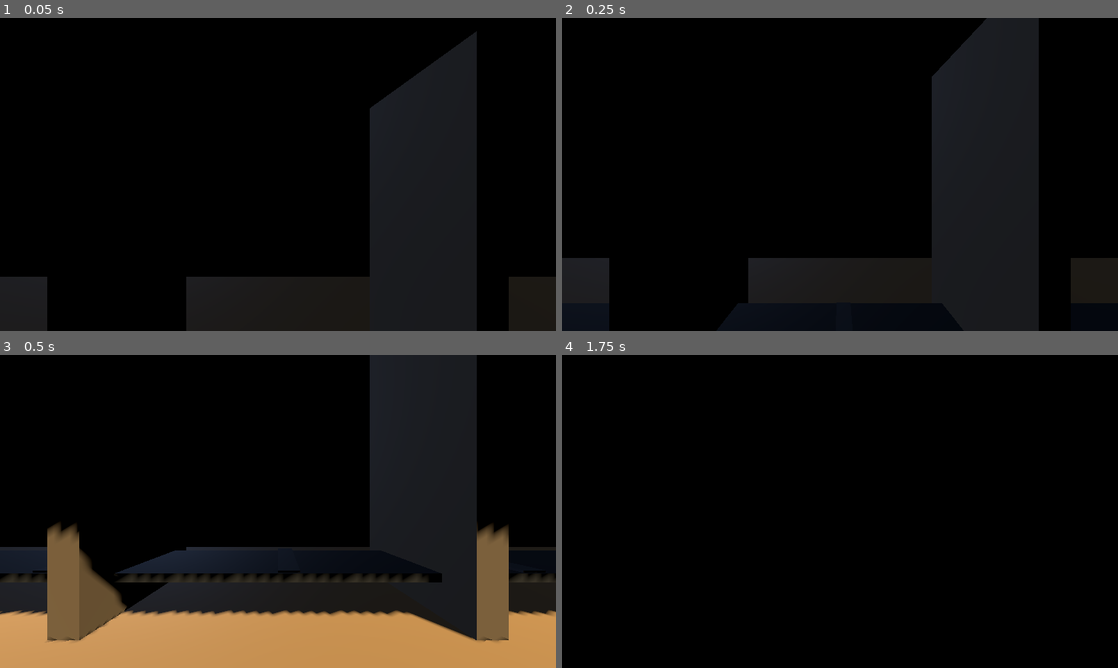
Above: before the commit, frames 1-4 (two rows, left to right).
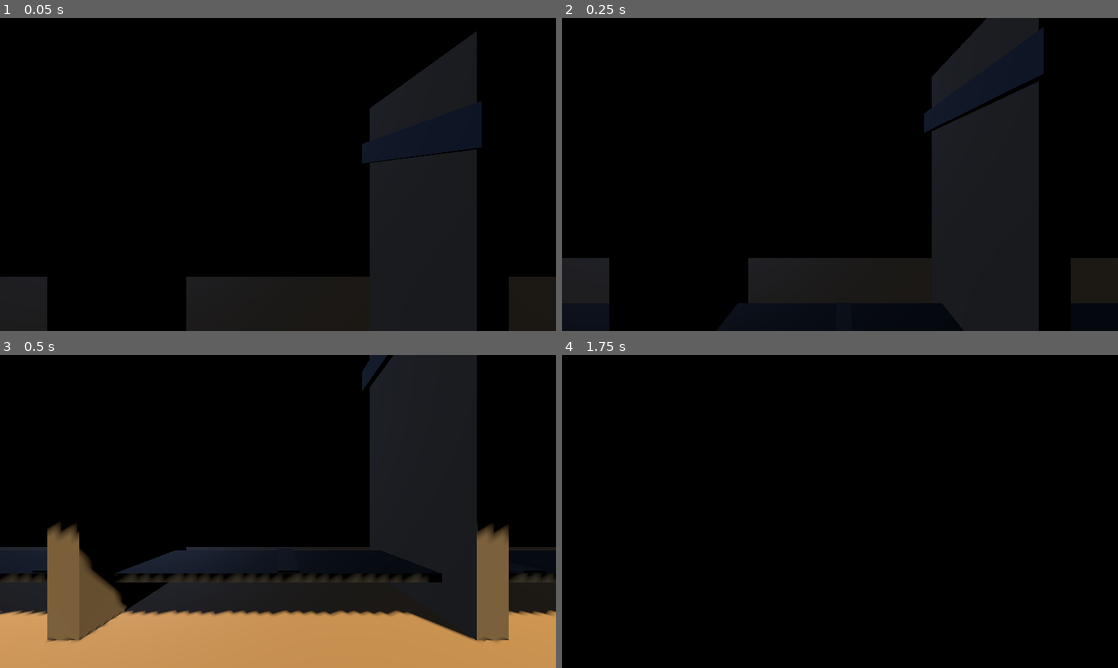
Above: after the commit, the same moments.

Repository: mateusalkimim/relativity-paradox-lab
Game: Godot game, scene res://scenes/main.tscn
The game is run twice, just before and just after one commit, with the same random seed, the same clock (stepped at 60 frames per second) and the same inputs.
Inputs (mouse positions are in pixels of both pictures, inside the frame that each line leads up to):
- Up to frame 1 (0.05 s): no input
- Up to frame 2 (0.25 s): no input
- Up to frame 3 (0.5 s): no input
- Up to frame 4 (1.75 s): move the mouse to (867, 511) at 0.52 s; hold Space (action_primary) 0.53-1.28 s; hold W (move_forward) from 0.53 s (still down); move the mouse to (812, 511) at 1.27 s; tap Space (action_primary) at 1.35 s

The runs differ from the first frame. In frame 1, 0.3% of the frame differs, in the area x 65-87%, y 26-47%; in frame 2, 0.5%, in the area x 65-87%, y 2-37%; in frame 3, 0.2%; in frame 4, nothing differs.

Commit message:
fix: make guillotine blade visible by extending beyond frame geometry
Blade (0.15×0.3×1.8) was completely enclosed by frame (0.3×5.0×2.2) in
all three axes — renderer showed only the frame, blade was invisible from
any camera angle. New size (0.5×0.4×2.5) protrudes 0.1u on each x-side
and 0.15u on each z-side, making the blade visible in both lateral and
frontal views.

Co-Authored-By: Claude Sonnet 4.6 <noreply@anthropic.com>

Diff:
--- a/scripts/guillotine.gd
+++ b/scripts/guillotine.gd
@@ -52,7 +52,7 @@
 	_add_mesh("Frame", Vector3(0.0, FRAME_HEIGHT * 0.5, 0.0), Vector3(0.3, FRAME_HEIGHT, 2.2), Color(0.5, 0.42, 0.32))
 
 func _build_blade() -> void:
-	_blade = _add_mesh("Blade", Vector3(0.0, BLADE_RAISED_Y, 0.0), Vector3(0.15, 0.3, 1.8), Color(0.29, 0.33, 0.38))
+	_blade = _add_mesh("Blade", Vector3(0.0, BLADE_RAISED_Y, 0.0), Vector3(0.5, 0.4, 2.5), Color(0.29, 0.33, 0.38))
 
 func _add_mesh(node_name: String, pos: Vector3, size: Vector3, color: Color) -> MeshInstance3D:
 	var mi := MeshInstance3D.new()
